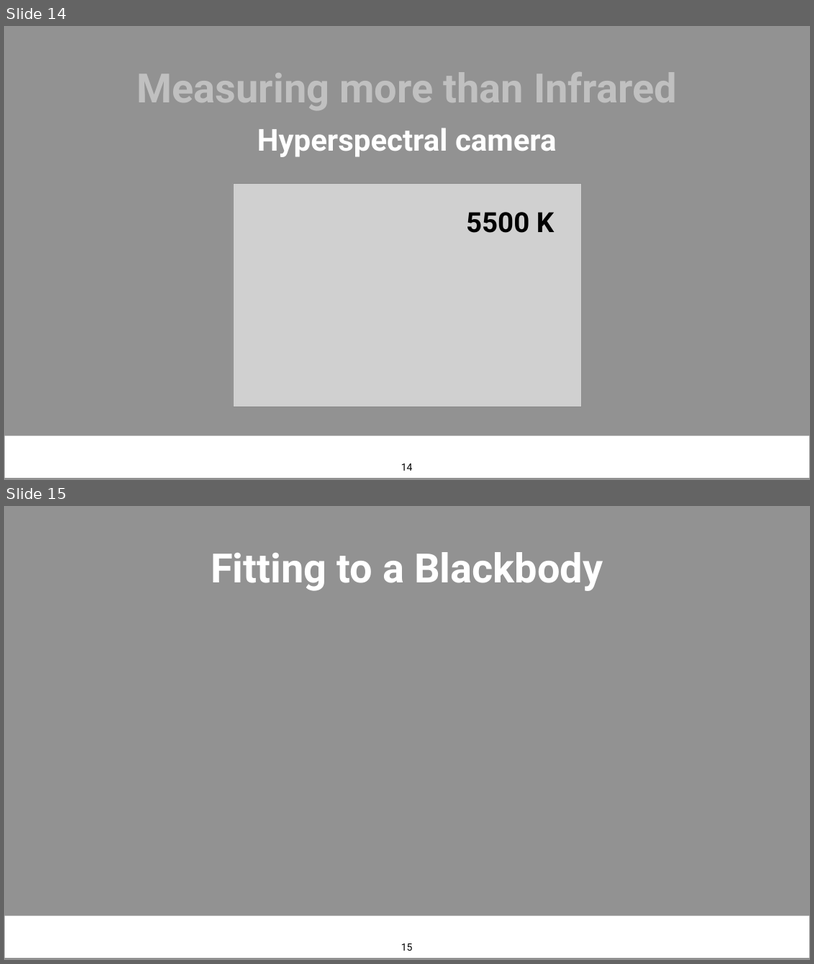
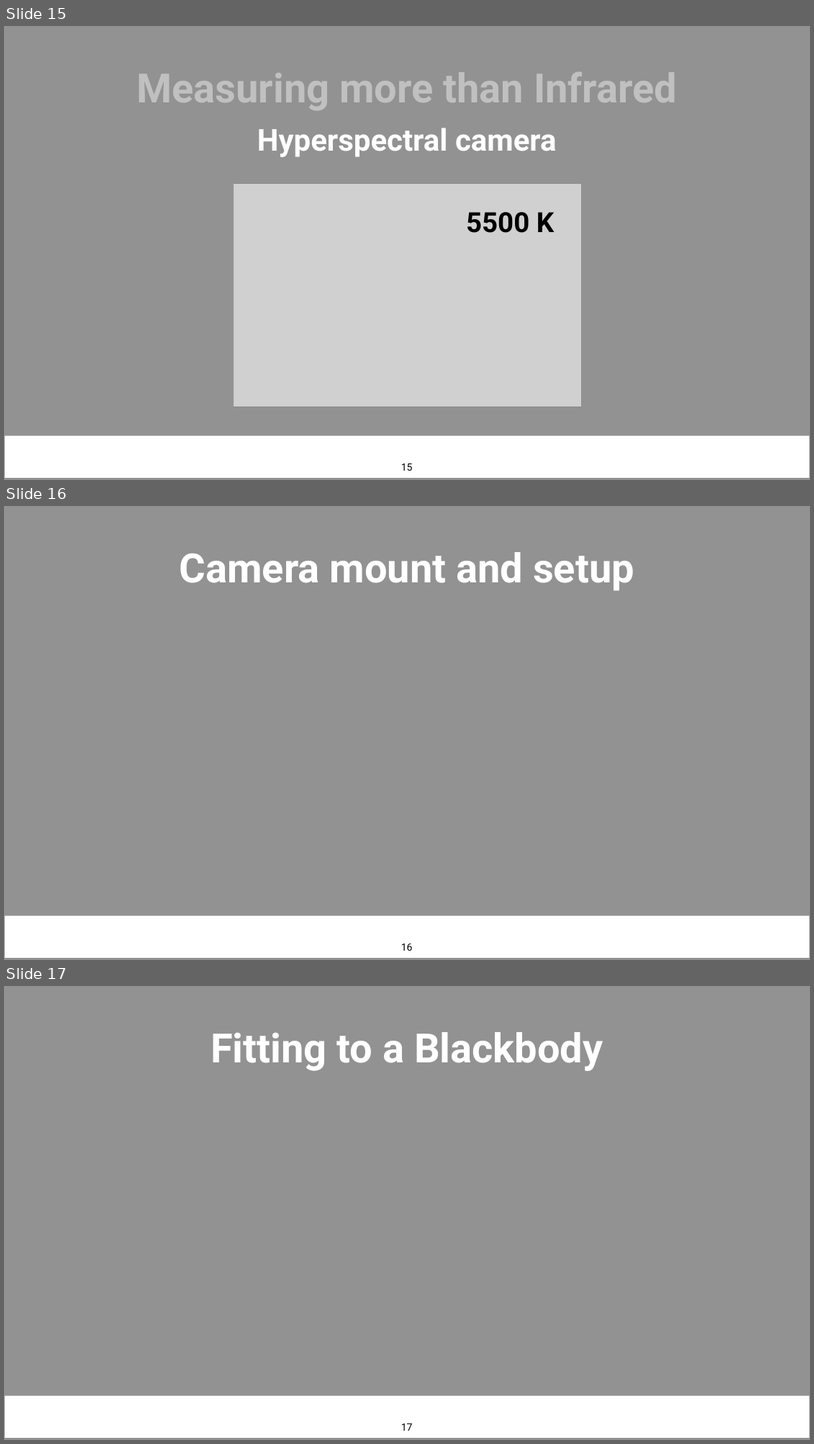
Before and after one commit to NamanJParikh/reu2024-hyperspectral-camera, a slide deck: presentation/REU Presentation (2024) template.pptx. Shown one above the other, each under a label of ours: slides 14 and 15 before the commit, slides 15, 16 and 17 after it. The pictures are 814x964 and 814x1444 pixels, drawn with LibreOffice and Linux fonts; fonts in the diff are those of the drawing; grey boxes stand for pictures; background and template pictures are left out. Boxes give left, top, right and bottom in pixels: in the first picture for what was removed or moved away, otherwise in the second. Text is boxed around its words. In the diff, an @@ line names an element or a change of style, - is before the commit and + after.

```diff
--- a/presentation/REU Presentation (2024) template.pptx
+++ b/presentation/REU Presentation (2024) template.pptx
@@ slide 16 added at [4, 506, 810, 960], background #929292; not listed: 1 template element that a slide beside it also shows @@
@@ text added at [180, 552, 635, 591], 96 pt, text #FFFFFF, bold @@
+Camera mount and setup
@@ page number added at [401, 943, 413, 950], 24 pt, text #000000 @@
+16
@@ what was slide 14 is now slide 15 @@
@@ page number at [401, 463, 413, 470]: text changed @@
-14
+15
@@ what was slide 15 is now slide 17 @@
@@ page number at [401, 1423, 413, 1430]: text changed @@
-15
+17
```
Also in this commit, not shown: 1 slide changed, 1 other slide added.
